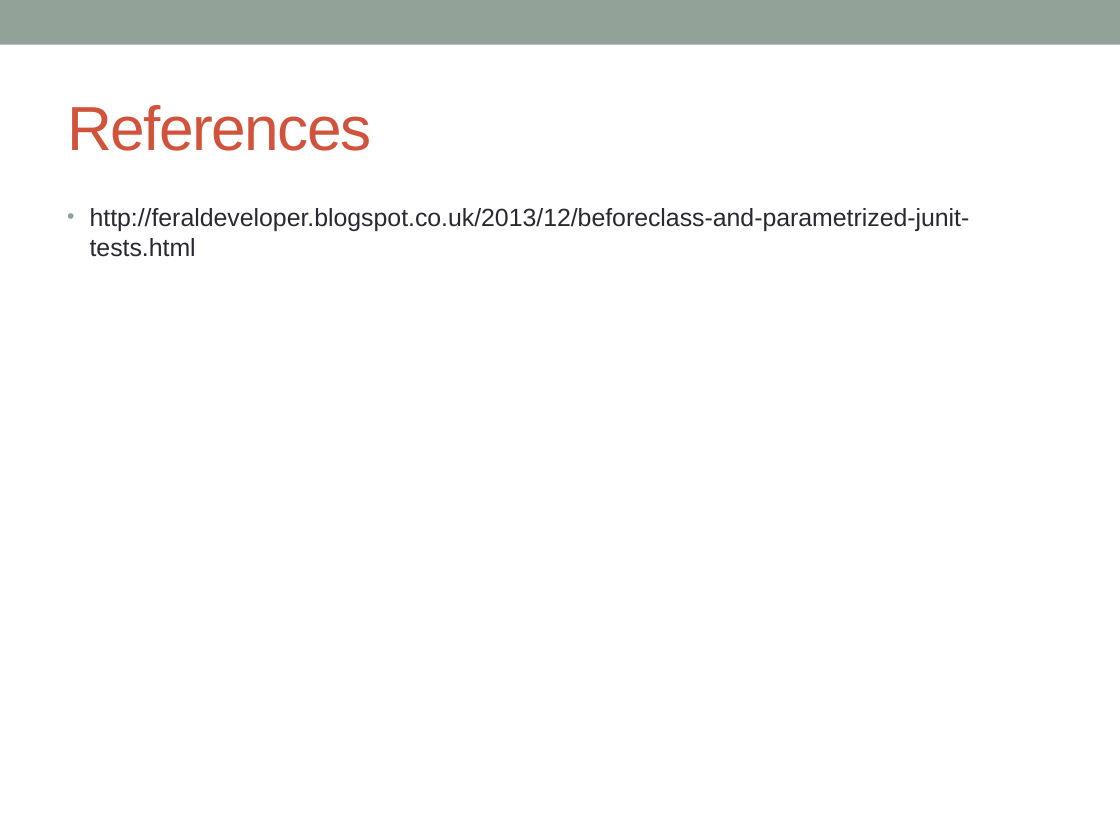
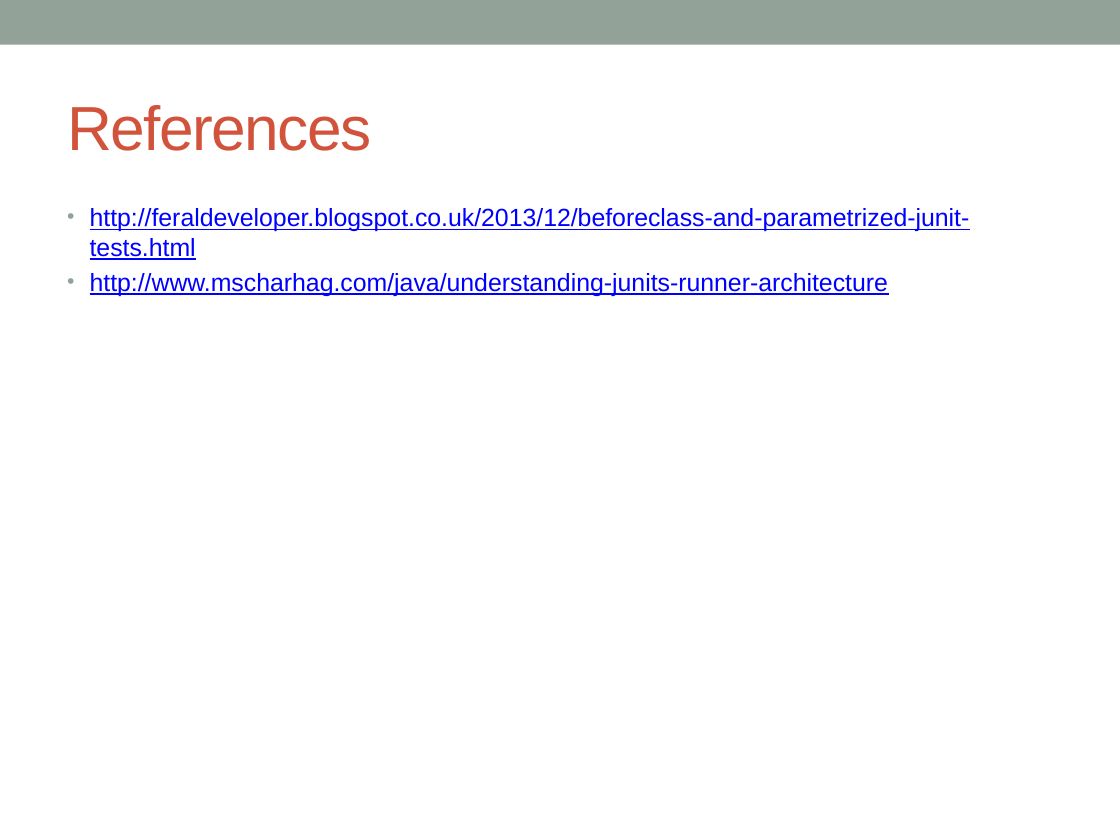
Before and after one commit to notionquest/ProjectDocumentation, a slide deck: slide 7 of Junit.pptx (slide 5 before the commit). Drawn at 1120x840 pixels with LibreOffice and Linux fonts; fonts in the diff are those of the drawing. Boxes give left, top, right and bottom in pixels: in the first picture for what was removed or moved away, otherwise in the second. Text is boxed around its words. In the diff, an @@ line names an element or a change of style, - is before the commit and + after.

Commit message:
BlockJunit runner

```diff
--- a/Junit.pptx
+++ b/Junit.pptx
@@ text at bbox=[90, 208, 970, 260]: text colour #292934 to #0000FF, underline on in "http://feraldeveloper.blogspot.co.uk/2013/12/beforeclass-and ..." @@
@@ text at bbox=[90, 273, 888, 296]: paragraph added @@
+• http://www.mscharhag.com/java/understanding-junits-runner-architecture
```
Also in this commit, not shown: 2 slides added.
